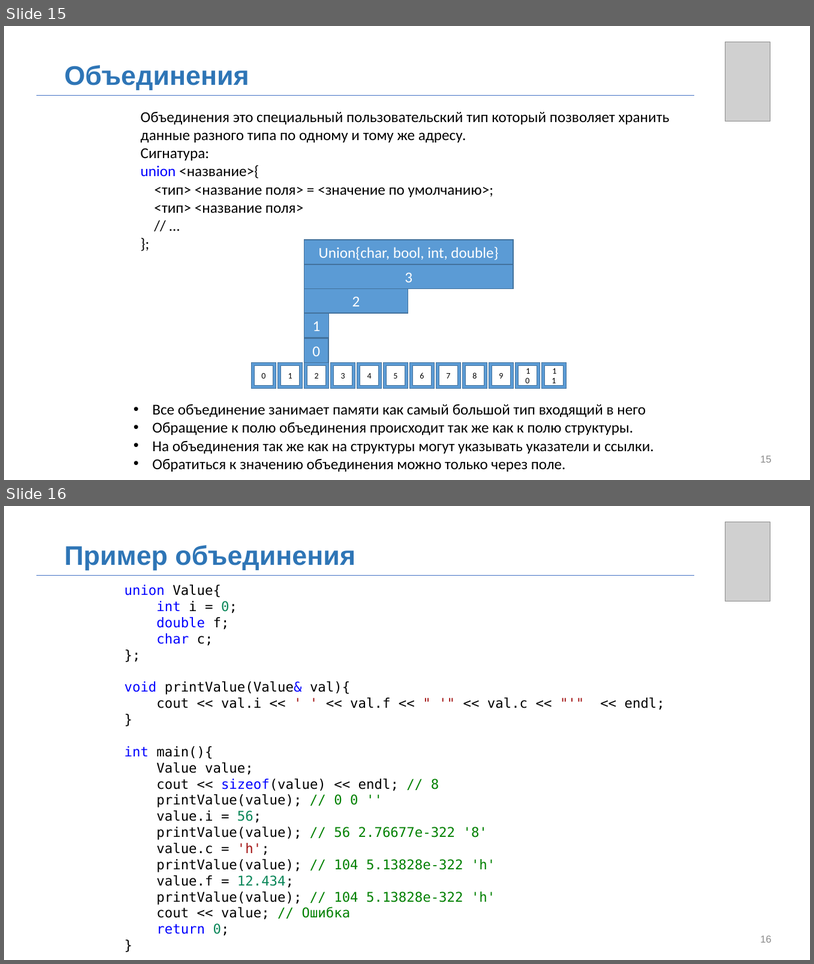
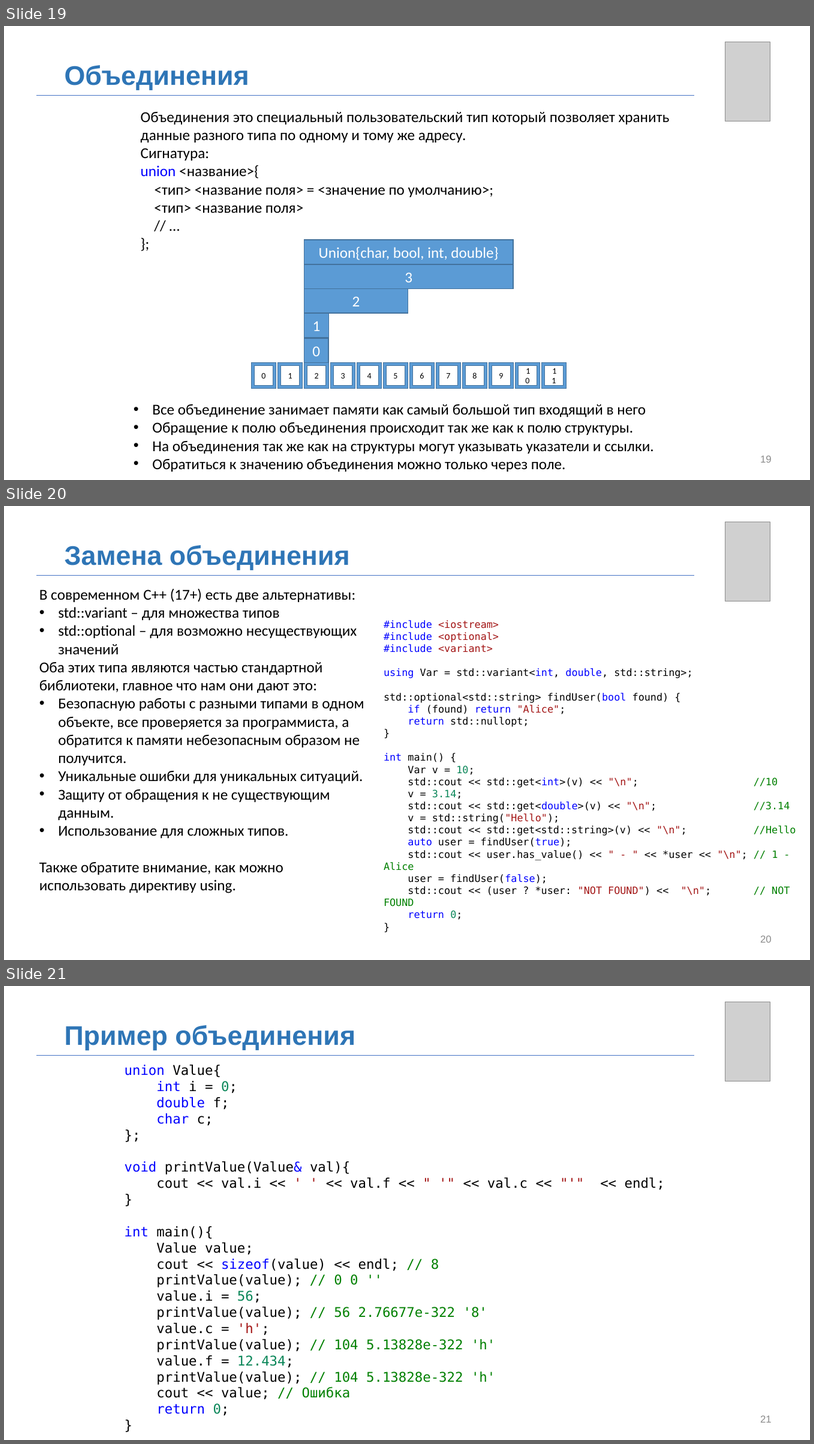
Before and after one commit to MUCTR-IKT-CPP/cpp_course, a slide deck: Лекции/2025/3/Пользовательские типы, структры, объединения.pptx. Shown one above the other, each under a label of ours: slides 15 and 16 before the commit, slides 19, 20 and 21 after it. The pictures are 814x964 and 814x1444 pixels, drawn with LibreOffice and Linux fonts; fonts in the diff are those of the drawing; grey boxes stand for pictures; background and template pictures are left out. Boxes give left, top, right and bottom in pixels: in the first picture for what was removed or moved away, otherwise in the second. Text is boxed around its words. In the diff, an @@ line names an element or a change of style, - is before the commit and + after.

```diff
--- a/Лекции/2025/3/Пользовательские типы, структры, объединения.pptx
+++ b/Лекции/2025/3/Пользовательские типы, структры, объединения.pptx
@@ slide 20 added at (x1=4, y1=506, x2=810, y2=960), background picture (left out) @@
@@ picture added at (x1=726, y1=522, x2=770, y2=601) @@
@@ text added at (x1=65, y1=545, x2=350, y2=570), 32 pt, text #2E75B6, bold @@
+Замена объединения
@@ line added from (36, 575) to (695, 575), #4472C4 0.5 pt @@
@@ text added at (x1=39, y1=588, x2=364, y2=893), 18 pt, text #000000 @@
+В современном C++ (17+) есть две альтернативы:
+• std::variant – для множества типов
+• std::optional – для возможно несуществующих значений
+Оба этих типа являются частью стандартной библиотеки, главное что нам они дают это:
+• Безопасную работы с разными типами в одном объекте, все проверяется за программиста, а обратится к памяти небезопасным образом не получится.
+• Уникальные ошибки для уникальных ситуаций.
+• Защиту от обращения к не существующим данным.
+• Использование для сложных типов.
+Также обратите внимание, как можно использовать директиву using.
@@ text added at (x1=384, y1=620, x2=797, y2=919), 12 pt, text #000000 @@
+#include <iostream>
+#include <optional>
+#include <variant>
+using Var = std::variant<int, double, std::string>;
+std::optional<std::string> findUser(bool found) {
+if (found) return "Alice";
+return std::nullopt;
+}
+int main() {
+Var v = 10;
+std::cout << std::get<int>(v) << "\n"; //10
+v = 3.14;
+std::cout << std::get<double>(v) << "\n"; //3.14
+v = std::string("Hello");
+std::cout << std::get<std::string>(v) << "\n"; //Hello
+auto user = findUser(true);
+std::cout << user.has_value() << " - " << *user << "\n"; // 1 - Alice
+user = findUser(false);
+std::cout << (user ? *user: "NOT FOUND") << "\n"; // NOT FOUND
+return 0;
+}
@@ page number added at (x1=761, y1=935, x2=772, y2=942), 12 pt, text #8C8C8C @@
+20
@@ what was slide 15 is now slide 19 @@
@@ page number at (x1=761, y1=455, x2=772, y2=462): text changed @@
-15
+19
@@ what was slide 16 is now slide 21 @@
@@ page number at (x1=761, y1=1415, x2=772, y2=1422): text changed @@
-16
+21
```
Also in this commit, not shown: 8 slides changed, 5 other slides added, 1 slide removed, 1 other file.
